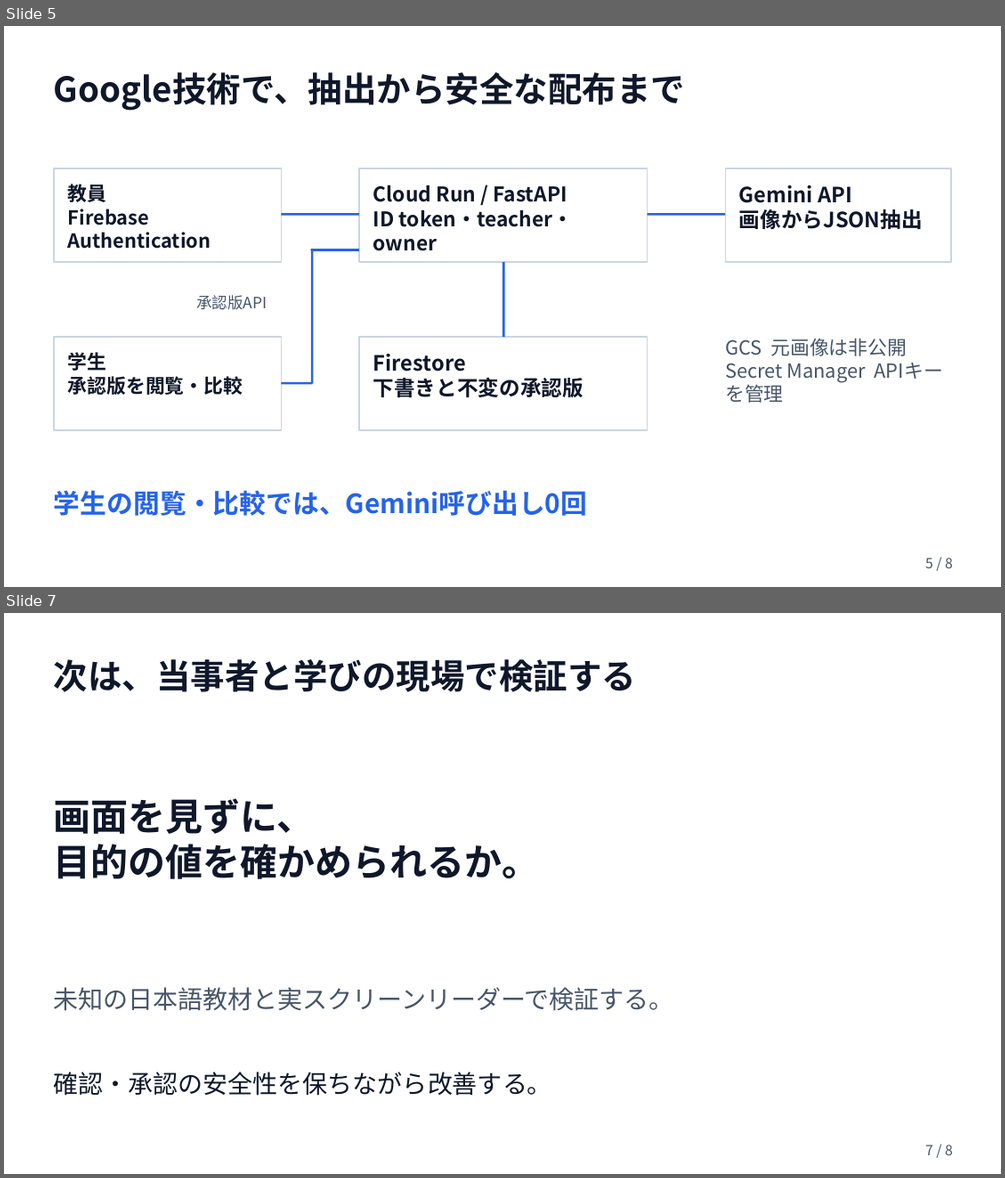
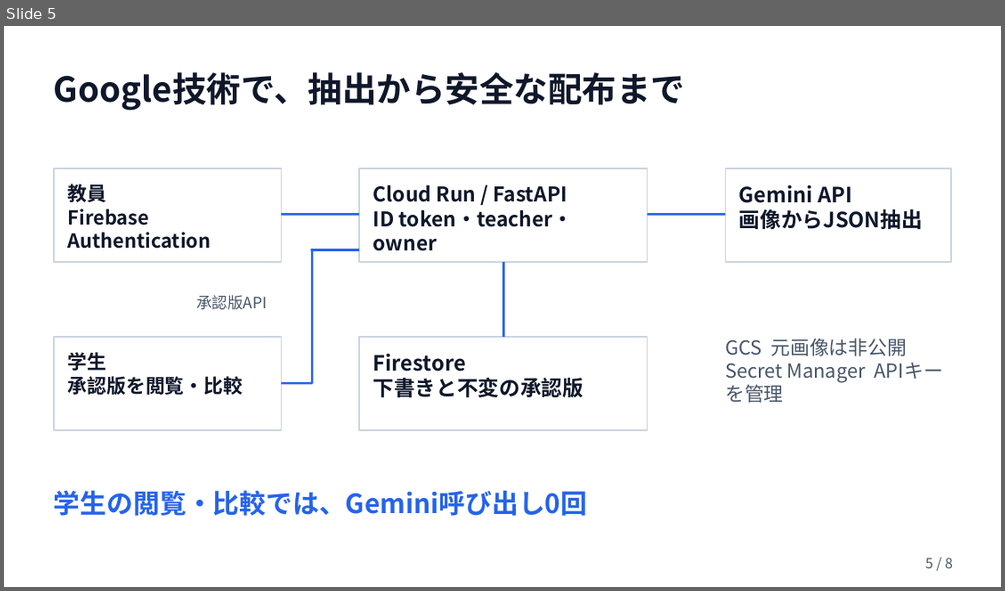
Before and after one commit to Devfest-Hackathon-2026/df-2026-t051, a slide deck: submission/プレゼンスライド_Alpha & Omega.pptx. Shown one above the other, each under a label of ours: slides 5 and 7 before the commit, slide 5 after it; the slides between them are not shown. The pictures are 1005x1178 and 1005x591 pixels, drawn with LibreOffice and Linux fonts; fonts in the diff are those of the drawing. Boxes give left, top, right and bottom in pixels: in the first picture for what was removed or moved away, otherwise in the second. Text is boxed around its words. In the diff, an @@ line names an element or a change of style, - is before the commit and + after.

```diff
--- a/submission/プレゼンスライド_Alpha & Omega.pptx
+++ b/submission/プレゼンスライド_Alpha & Omega.pptx
@@ slide 7 removed at [4, 613, 1001, 1174], background #FFFFFF @@
@@ text removed at [54, 659, 636, 692] @@
-次は、当事者と学びの現場で検証する
@@ text removed at [54, 798, 539, 879] @@
-画面を見ずに、
-目的の値を確かめられるか。
@@ text removed at [54, 987, 674, 1011] @@
-未知の日本語教材と実スクリーンリーダーで検証する。
@@ text removed at [54, 1071, 552, 1095] @@
-確認・承認の安全性を保ちながら改善する。
@@ text removed at [925, 1144, 953, 1155] @@
-7 / 8
```
Also in this commit, not shown: 4 slides changed, 2 slides added, 1 other slide removed, 2 other files.
